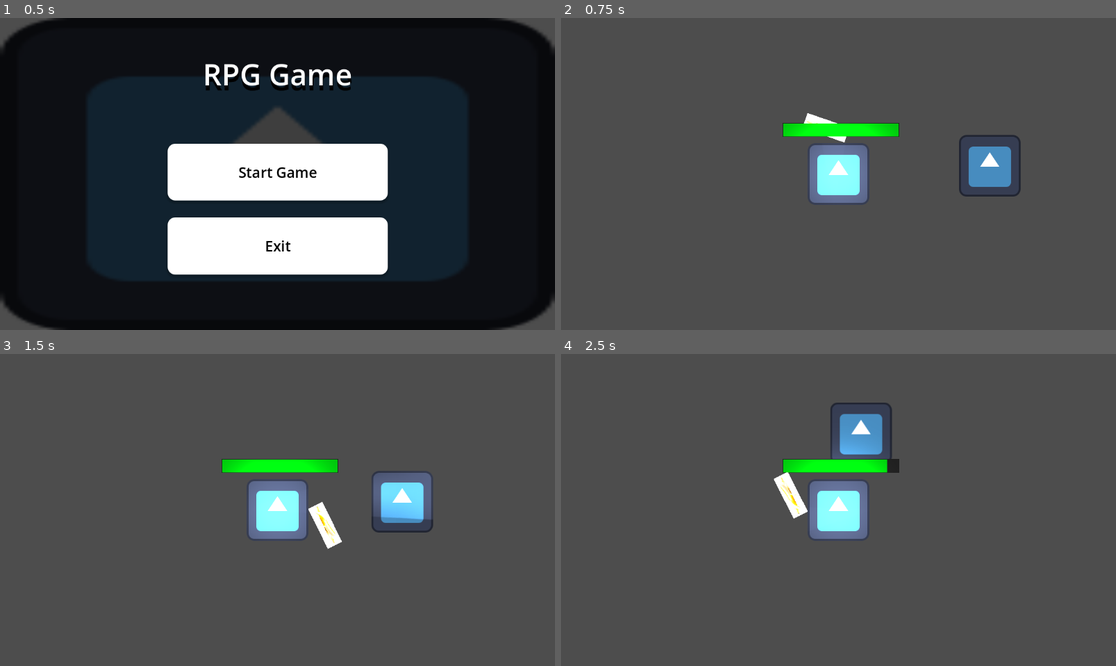
Above: before the commit, frames 1-4 (two rows, left to right).
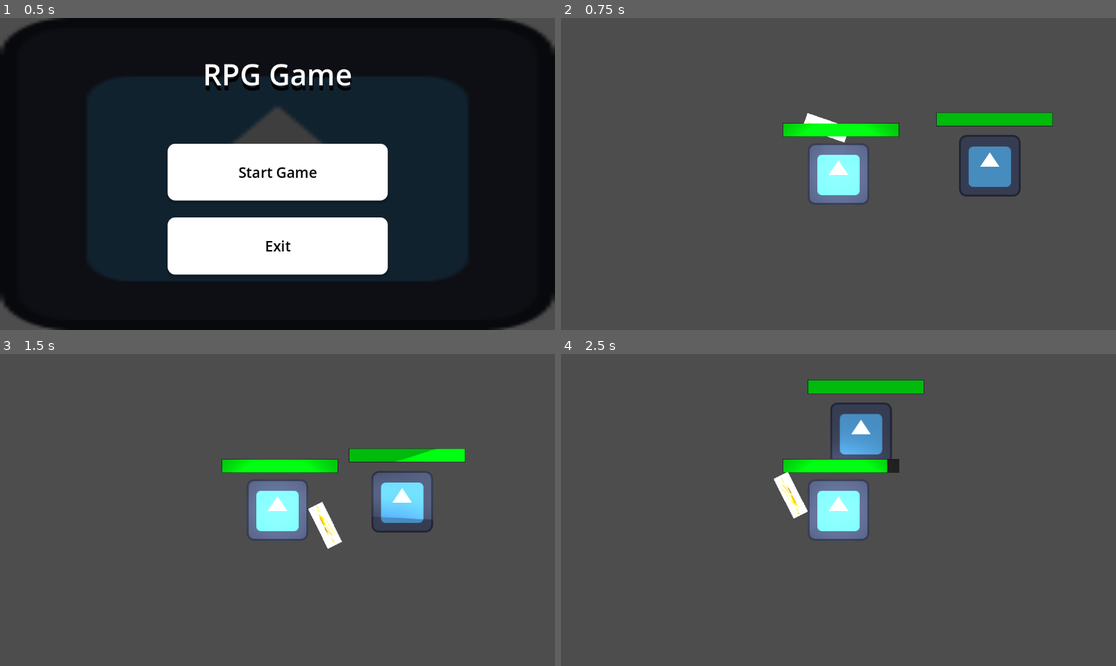
Above: after the commit, the same moments.

Repository: TDMXFFTF/RPG-GAME123
Game: Godot game, scene res://main_menu.tscn
Two runs of this game, one before a commit and one after it. Both use one fixed random seed, a clock stepped at 60 frames per second and the inputs below. The engine's default icon, where the game draws it, is replaced by a stand-in: a white triangle on a blue panel in a dark square.
Inputs (mouse positions are in pixels of both pictures, inside the frame that each line leads up to):
- Up to frame 1 (0.5 s): no input
- Up to frame 2 (0.75 s): click "Start Game" at 0.5 s
- Up to frame 3 (1.5 s): tap Enter at 1.25 s; move the mouse to (399, 494) at 1.27 s; press the mouse at (399, 494) at 1.28 s; hold D (right) from 1.28 s (still down)
- Up to frame 4 (2.5 s): move the mouse to (727, 525) at 2.02 s; release D (right) at 2.03 s; release the mouse at (727, 525) at 2.03 s; hold S (down) from 2.03 s (still down); click (727, 525) at 2.1 s

Frame 1 is identical in both runs. In frame 2, 0.9% of the frame differs, in the area x 67-89%, y 30-35%; in frame 3, 0.9%; in frame 4, 1.0%, in the area x 44-66%, y 8-13%.

Commit message:
mob healthbar

Diff:
--- a/new-game-project/mob.gd
+++ b/new-game-project/mob.gd
@@ -4,11 +4,14 @@
 @export var SPEED := 600.0
 @export var acceleration := 450.0
 @export var drag_factor := 1.5
-@export var health := 3
+@export var max_health := 3
 var _player: Player = null
+var health := max_health: set = set_health
 @onready var _detection: Area2D = %Detection
 @onready var _hit_box: Area2D = %HitBox
 @onready var _damage_timer: Timer = %DamageTimer
+@onready var _health_bar: ProgressBar = %HealthBar
+
 
 func _ready() -> void:
 	const damage = 1.0
@@ -32,6 +35,9 @@
 	_damage_timer.timeout.connect(func () -> void:
 		_player.health -= damage
 	)
+	_health_bar.max_value = max_health
+	_health_bar.value = health
+	_health_bar.init_health(health)
 
 func _physics_process(delta: float) -> void:
 	if _player == null:
@@ -50,5 +56,11 @@
 
 func take_damage():
 	health -= 1
+
+func set_health(new_health: int) -> void:
+	var previous_health := health
+	health = clampi(new_health, 0, max_health)
+	_health_bar.value = health
 	if health == 0:
 		queue_free()
+	_health_bar.health = health
--- a/new-game-project/mob.tscn
+++ b/new-game-project/mob.tscn
@@ -1,7 +1,8 @@
-[gd_scene load_steps=6 format=3 uid="uid://s1qekke3u7nt"]
+[gd_scene load_steps=7 format=3 uid="uid://s1qekke3u7nt"]
 
 [ext_resource type="Script" path="res://mob.gd" id="1_d5gvf"]
 [ext_resource type="Texture2D" uid="uid://c6bafqnvnprnp" path="res://icon.svg" id="2_2ocqo"]
+[ext_resource type="PackedScene" uid="uid://bh1artwwjkggp" path="res://health_bar.tscn" id="3_74l6n"]
 
 [sub_resource type="CircleShape2D" id="CircleShape2D_52nya"]
 radius = 83.0241
@@ -36,3 +37,10 @@
 
 [node name="DamageTimer" type="Timer" parent="."]
 unique_name_in_owner = true
+
+[node name="HealthBar" parent="." instance=ExtResource("3_74l6n")]
+unique_name_in_owner = true
+offset_left = -110.0
+offset_top = -110.0
+offset_right = 130.0
+offset_bottom = -83.0
